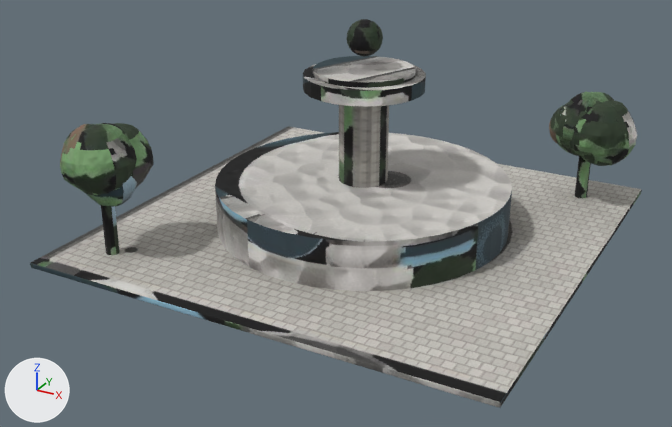
What one commit did to the glTF model lese_stadt/assets/city3d/models/brunnen.glb.
Camera for both pictures: a 50 mm camera at (0.807, -1.581, 0.809) aimed at (-0.015, -0.086, 0.062). The lights are fixed; the arrows at lower left show +X, +Y and +Z. The older version comes first. Where no turn or scale is listed for an object, it has been applied to the vertices. Vertices at exactly the same position are counted once.

The first picture shows 'brunnen'.
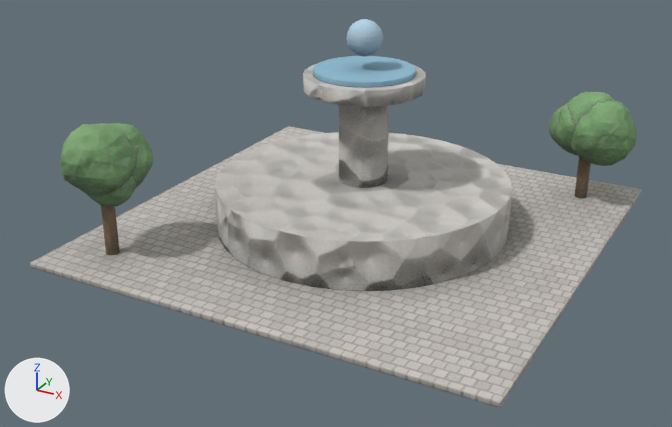
What changed in the scene script:
```text
Change me_cube:
    used by ob_brunnen; location = (0.0, 0.0, 0.218)
    remove me_cube.from_pydata(...)  # 5470 vertices, 10864 faces; spans x -0.47..0.47, y -0.47..0.47, z -0.218..0.218
    add me_cube.from_pydata(...)  # 2110 vertices, 4144 faces; spans x -0.47..0.47, y -0.47..0.47, z -0.218..0.218
    me_cube part 1: 5 vertices moved within x -0.427..-0.317, y -0.397..-0.338, z -0.074..-0.003; 2363 vertices removed from x -0.434..-0.29, y -0.44..-0.261, z -0.099..0.058; 683 vertices added at x -0.434..-0.29, y -0.44..-0.261, z -0.099..0.058
    me_cube part 2: 5 vertices moved within x 0.323..0.397, y 0.337..0.412, z -0.006..0.025; 2356 vertices removed from x 0.276..0.465, y 0.273..0.426, z -0.117..0.033; 676 vertices added at x 0.276..0.465, y 0.273..0.426, z -0.117..0.033
    me_cube part 3: 1256 kept faces spanning x -0.47..0.47, y -0.47..0.47, z -0.218..0.218 get new texture (UV) coordinates
```

Pixel boxes (x1, y1, x2, y2) of what changed, in the pictures (672 x 427 px):
part 1 of me_cube, cut back
    before: (60, 123, 154, 207)
    after: (60, 123, 153, 206)
part 2 of me_cube, cut back
    both: (549, 92, 637, 166)
part 3 of me_cube, surface changed
    both: (30, 19, 642, 407)
